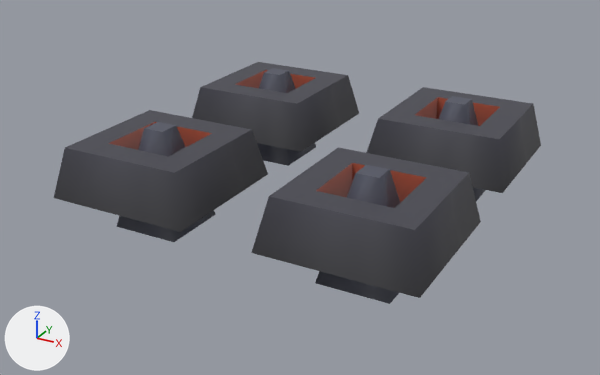
What one commit did to the FBX model Assets/kenney_mini-dungeon/Models/FBX format/trap.fbx.
Both versions are drawn from a camera (50 mm lens) standing at (0.63, -1.204, 0.561) and looking at (-0.013, -0.036, -0.023). Every picture has the same lights, and +X, +Y and +Z are marked at lower left. The picture after the commit comes second. Where no turn or scale is listed for an object, it has been applied to the vertices.

Names of what the first picture shows: 'spikes', 'trap'.
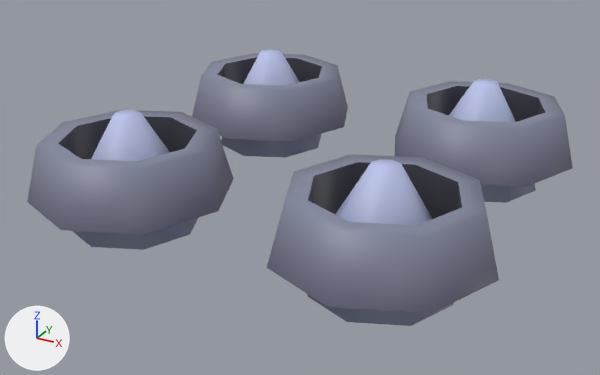
Boxes (x1, y1, x2, y2) around the edits, measured in the pictures (600 x 375 px):
'trap', reshaped (12% wider, 10% taller): before (54, 62, 541, 298); after (27, 53, 573, 313)
'spikes', reshaped, moved (25% wider, 17% taller): before (117, 68, 486, 304); after (73, 49, 536, 326)
part 1 of me_scene_001, built on: before (315, 165, 400, 304); after (308, 159, 454, 326)
part 2 of me_scene_001, reshaped: before (257, 68, 316, 166); after (221, 49, 321, 157)
part 3 of me_scene_001, built on: before (117, 122, 216, 242); after (73, 110, 199, 250)
part 4 of me_scene_001, built on: before (439, 96, 486, 201); after (449, 79, 536, 203)
part 5 of me_scene, rebuilt: before (251, 147, 481, 298); after (267, 154, 499, 313)
part 6 of me_scene, rebuilt: before (366, 87, 541, 193); after (395, 81, 573, 187)
part 7 of me_scene, rebuilt: before (54, 110, 268, 232); after (27, 110, 234, 234)
part 8 of me_scene, rebuilt (7% narrower): before (192, 62, 359, 152); after (192, 53, 348, 141)

Diff of the bpy script that builds the scene:
```diff
--- a/Assets/kenney_mini-dungeon/Models/FBX format/trap.fbx.py
+++ b/Assets/kenney_mini-dungeon/Models/FBX format/trap.fbx.py
@@ me_scene_001 @@
 # used by ob_spikes; location = (0.0, 0.0, -0.15)
-me_scene_001.from_pydata(...)  # 32 vertices, 40 faces; spans x -0.251..0.251, y -0.251..0.251, z 0.085..0.255
+me_scene_001.from_pydata(...)  # 96 vertices, 152 faces; spans x -0.348..0.324, y -0.336..0.336, z 0.094..0.283
+# me_scene_001 part 1: 8 vertices removed from x 0.131..0.251, y -0.251..-0.131, z 0.085..0.255; 24 vertices added at x 0.102..0.324, y -0.336..-0.114, z 0.094..0.283
+# me_scene_001 part 2: 8 vertices removed from x -0.251..-0.131, y 0.131..0.251, z 0.085..0.255; 24 vertices added at x -0.348..-0.126, y 0.114..0.336, z 0.094..0.283
+# me_scene_001 part 3: 8 vertices removed from x -0.251..-0.131, y -0.246..-0.126, z 0.085..0.255; 24 vertices added at x -0.348..-0.126, y -0.336..-0.114, z 0.094..0.283
+# me_scene_001 part 4: 8 vertices removed from x 0.129..0.25, y 0.126..0.246, z 0.085..0.255; 24 vertices added at x 0.102..0.324, y 0.114..0.336, z 0.094..0.283
 me_scene_001.materials.append(mat_colormap)
@@ me_scene @@
 # used by ob_trap; location = (0.0, 0.0, 0.0)
-me_scene.from_pydata(...)  # 64 vertices, 128 faces; spans x -0.32..0.319, y -0.319..0.319, z 0.0..0.085
+me_scene.from_pydata(...)  # 128 vertices, 256 faces; spans x -0.395..0.395, y -0.395..0.395, z 0.0..0.094
+# me_scene part 5: the loose piece of 16 vertices spanning x 0.064..0.319, y -0.319..-0.064, z 0.0..0.085 is rebuilt with 32 vertices and now spans x 0.055..0.395, y -0.395..-0.055, z 0.0..0.094
+# me_scene part 6: the loose piece of 16 vertices spanning x 0.062..0.317, y 0.058..0.313, z 0.0..0.085 is rebuilt with 32 vertices and now spans x 0.055..0.395, y 0.055..0.395, z 0.0..0.094
+# me_scene part 7: the loose piece of 16 vertices spanning x -0.319..-0.064, y -0.313..-0.058, z 0.0..0.085 is rebuilt with 32 vertices and now spans x -0.395..-0.055, y -0.395..-0.055, z 0.0..0.094
+# me_scene part 8: the loose piece of 16 vertices spanning x -0.32..-0.065, y 0.064..0.319, z 0.0..0.085 is rebuilt with 32 vertices and now spans x -0.395..-0.055, y 0.055..0.395, z 0.0..0.094
 me_scene.materials.append(mat_colormap)
@@ ob_spikes @@
 ob_spikes = bpy.data.objects.new('spikes', me_scene_001)
-ob_spikes.location = (0.0, 0.0, -0.15)
+ob_spikes.location = (0.012, 0.0, -0.15)
```
